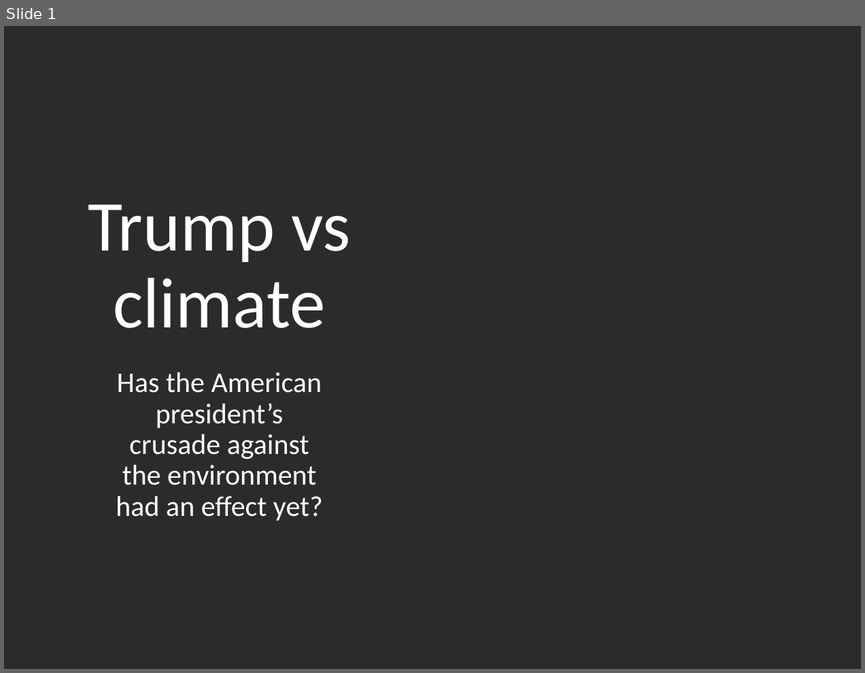
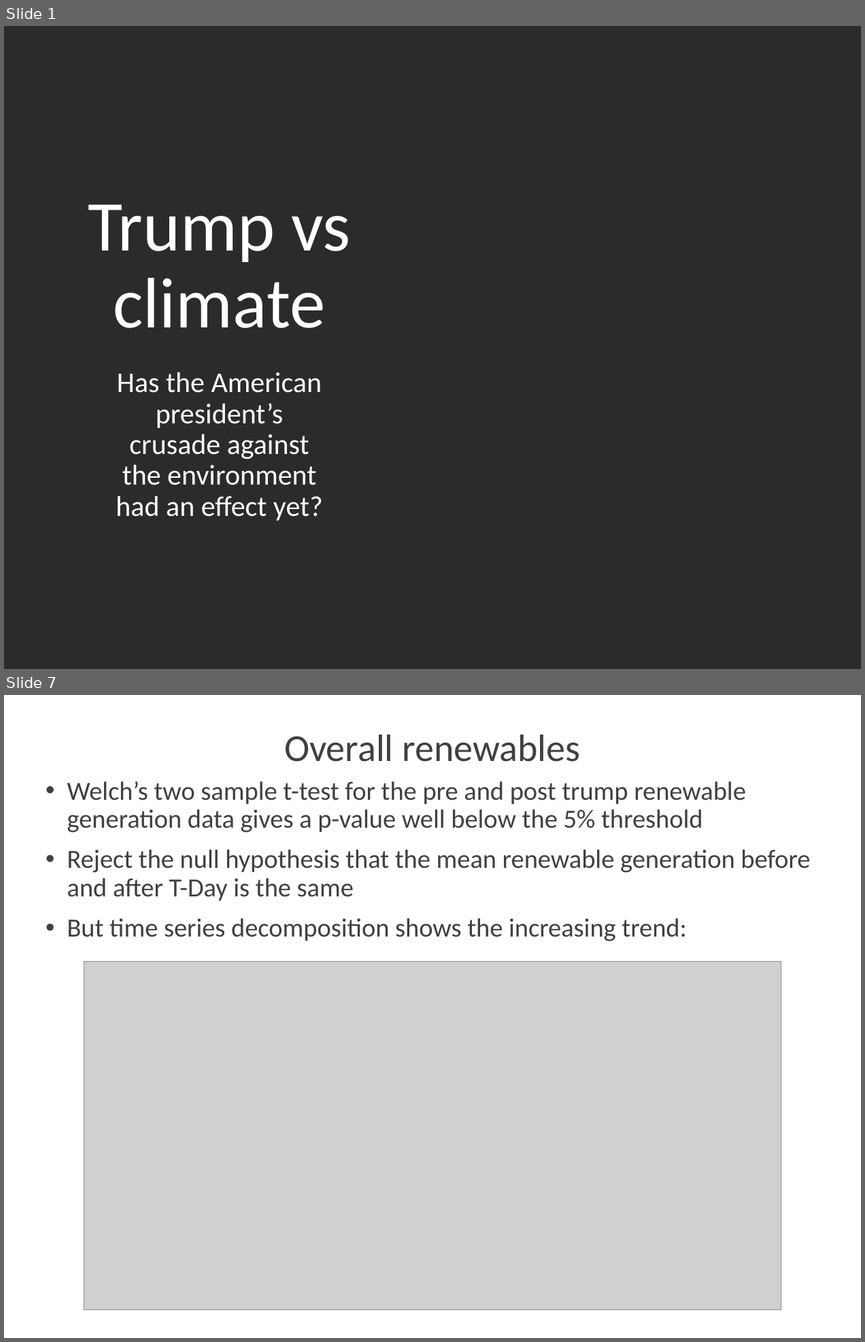
Before and after one commit to colliers95/Trump_vs_climate_web_scraping_project, a slide deck: Trump vs climate.pptx. Shown one above the other, each under a label of ours: slide 1 before the commit, slides 1 and 7 after it; the slides between them are not shown. The pictures are 865x673 and 865x1342 pixels, drawn with LibreOffice and Linux fonts; fonts in the diff are those of the drawing; grey boxes stand for pictures; background and template pictures are left out; a plain dark background stands for a picture behind light text. Boxes give left, top, right and bottom in pixels: in the first picture for what was removed or moved away, otherwise in the second. Text is boxed around its words. In the diff, an @@ line names an element or a change of style, - is before the commit and + after.

Commit message:
Finalised analysis draft 2 - added distribution and decomposition plots

```diff
--- a/Trump vs climate.pptx
+++ b/Trump vs climate.pptx
@@ slide 7 added at (4,695,861,1338), background #FFFFFF @@
@@ text added at (284,734,580,762), 32 pt, text #404040 @@
+Overall renewables
@@ text added at (67,781,810,941), 22 pt, text #404040 @@
+• Welch’s two sample t-test for the pre and post trump renewable generation data gives a p-value well below the 5% threshold
+• Reject the null hypothesis that the mean renewable generation before and after T-Day is the same
+• But time series decomposition shows the increasing trend:
@@ picture added at (84,962,781,1310) @@
```
Also in this commit, not shown: 4 other slides added, 5 other files.
